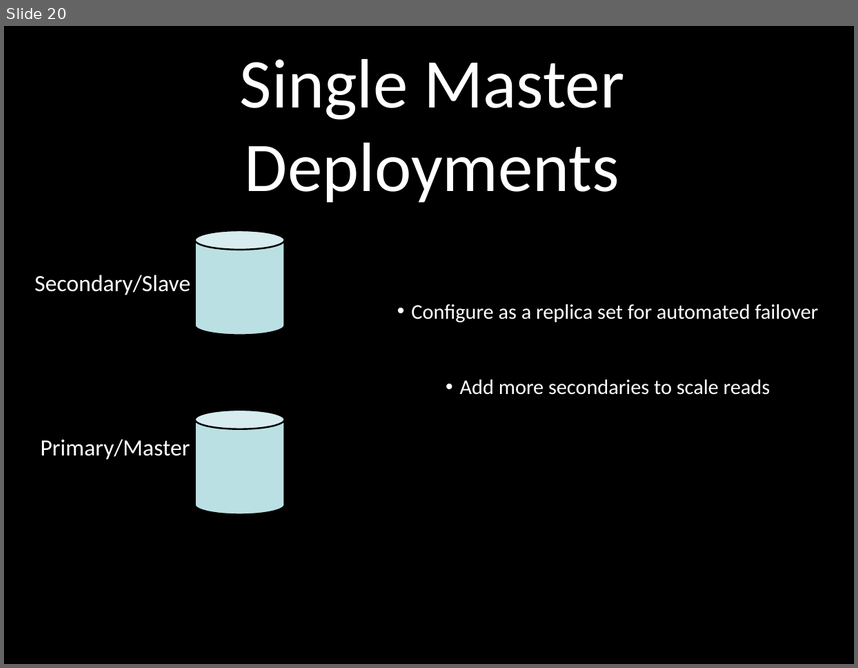
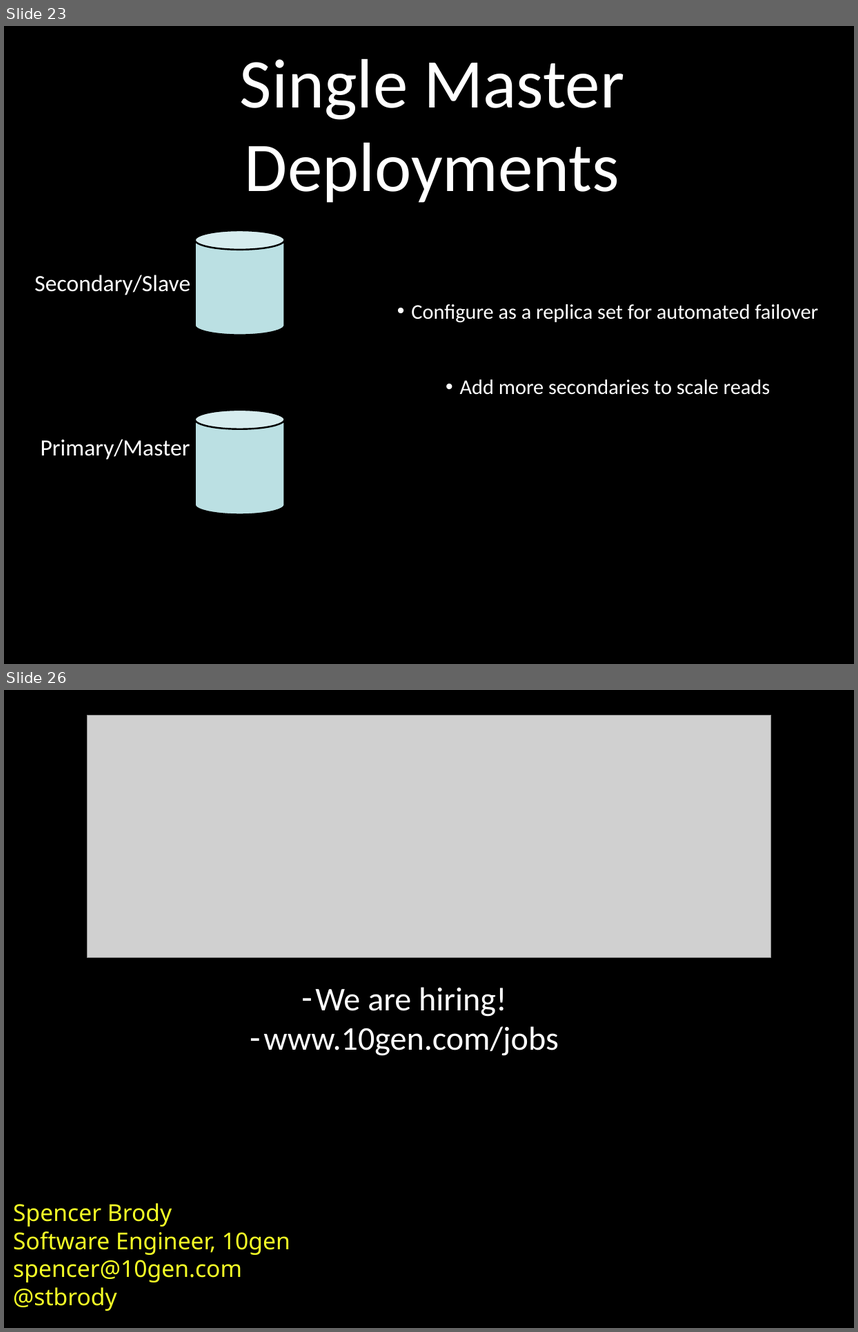
Before and after one commit to stbrody/scratch, a slide deck: WebAppsWithMongoDBWebinar-Oct2011.ppt. Shown one above the other, each under a label of ours: slide 20 before the commit, slides 23 and 26 after it; the slides between them are not shown. The pictures are 858x668 and 858x1332 pixels, drawn with LibreOffice and Linux fonts; fonts in the diff are those of the drawing; grey boxes stand for pictures. Boxes give left, top, right and bottom in pixels: in the first picture for what was removed or moved away, otherwise in the second. Text is boxed around its words. In the diff, an @@ line names an element or a change of style, - is before the commit and + after.

```diff
--- a/WebAppsWithMongoDBWebinar-Oct2011.ppt
+++ b/WebAppsWithMongoDBWebinar-Oct2011.ppt
@@ slide 26 added at [4, 690, 854, 1328], background #000000 @@
@@ picture added at [87, 715, 771, 958] @@
@@ text added at [263, 987, 559, 1056], 40 pt, text #FFFFFF @@
+– We are hiring!
+– www.10gen.com/jobs
@@ text added at [13, 1203, 290, 1310], 28 pt, text #F6FF26 @@
+Spencer Brody
+Software Engineer, 10gen
+spencer@10gen.com
+@stbrody
@@ what was slide 20 is now slide 23 @@
```
Also in this commit, not shown: 6 slides changed, 2 other slides added, 1 slide removed.
